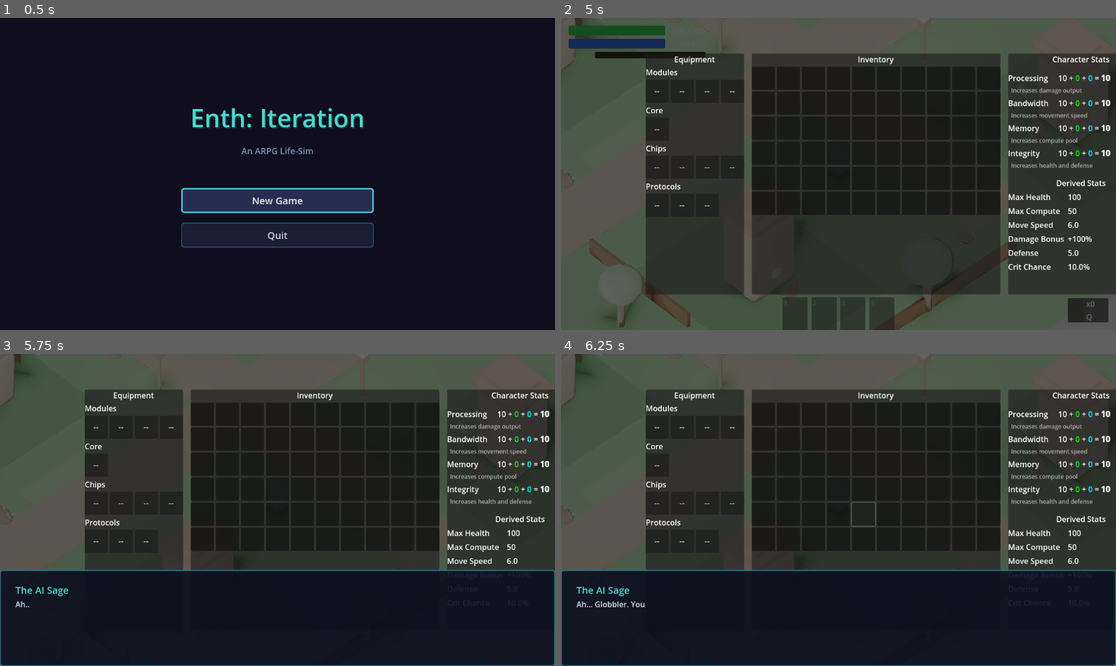
Above: before the commit, frames 1-4 (two rows, left to right).
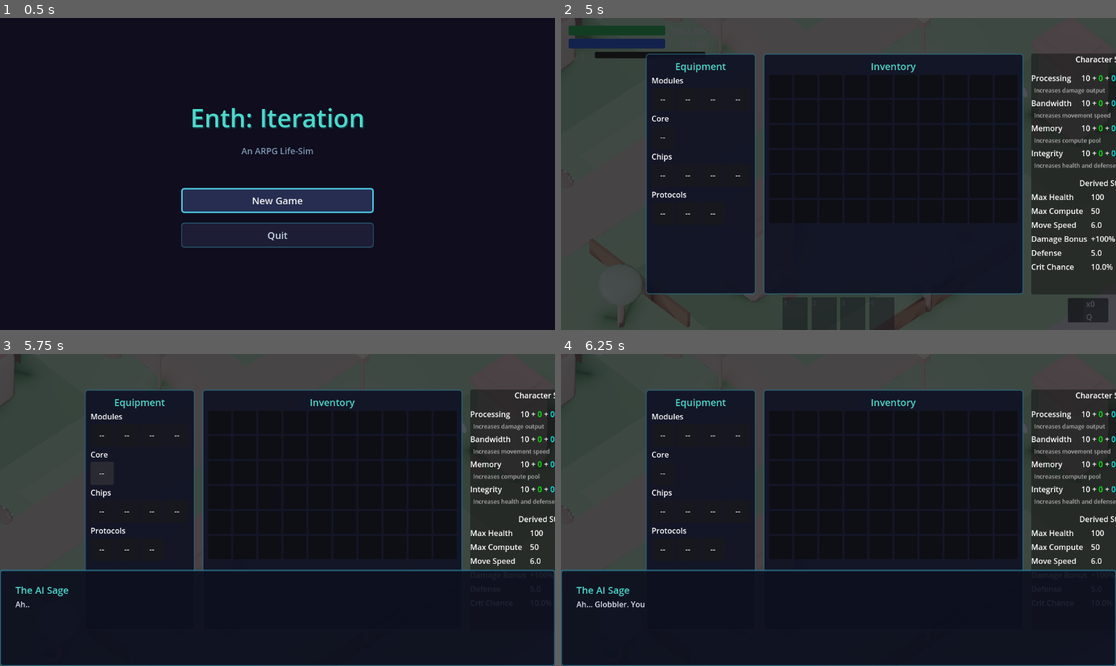
Above: after the commit, the same moments.

Repository: hwashburn1011/enth-iteration
Game: Godot game, scene res://scenes/main/MainMenu.tscn
Two runs of this game, one before a commit and one after it. Both use one fixed random seed, a clock stepped at 60 frames per second and the inputs below.
Inputs (mouse positions are in pixels of both pictures, inside the frame that each line leads up to):
- Up to frame 1 (0.5 s): no input
- Up to frame 2 (5 s): click "New Game" at 0.5 s; tap Enter at 1.25 s; move the mouse to (960, 158) at 1.27 s; hold D (move_right) 1.28-2.03 s; tap 1 (ability_1) at 1.35 s; click (960, 158) at 1.42 s; move the mouse to (727, 189) at 2.02 s; hold S (move_back) 2.03-2.78 s; tap 2 (ability_2) at 2.1 s; move the mouse to (894, 105) at 2.77 s; hold D (move_right) 2.78-3.53 s; tap 3 (ability_3) at 2.85 s; move the mouse to (810, 236) at 3.52 s; hold W (move_forward) 3.53-4.28 s; tap 4 (ability_4) at 3.6 s; click (810, 236) at 3.67 s; move the mouse to (1005, 220) at 4.27 s; press the mouse at (1005, 220) at 4.28 s; hold A (move_left) from 4.28 s (still down); tap Tab (inventory) at 4.9 s
- Up to frame 3 (5.75 s): keep holding A (move_left); move the mouse to (111, 463) at 5.02 s; release the mouse at (111, 463) at 5.03 s; right-click (111, 463) at 5.1 s
- Up to frame 4 (6.25 s): move the mouse to (866, 510) at 5.77 s; release A (move_left) at 5.78 s; hold S (move_back) from 5.78 s (still down); hold Space (dash) from 5.78 s (still down); click (866, 510) at 5.92 s

Frame 1 is identical in both runs. In frame 2, 33% of the frame differs, in the area x 15-100%, y 11-89%; in frame 3, 20%; in frame 4, 20%.

Commit message:
visual: inventory sci-fi theme, floor accent colors, dungeon entrance portal
Inventory screen: dark panels with cyan borders, styled section titles,
matching the overall sci-fi UI theme.

Floor accent colors: each dungeon floor now has a unique accent color
(cyan→green→amber→orange→red) applied to edge glow strips and corner
lights. Makes each floor feel visually distinct.

Dungeon entrance: loads portal_archway.glb model with swirling portal
particles and blue glow light. Much more dramatic than plain archway.

Co-Authored-By: Claude Opus 4.6 (1M context) <noreply@anthropic.com>

Diff:
--- a/scenes/dungeon/dungeon.gd
+++ b/scenes/dungeon/dungeon.gd
@@ -7,6 +7,14 @@
 	"res://data/floors/floor_3_exploration.tres",
 	"res://data/floors/floor_4_challenge.tres",
 	"res://data/floors/floor_5_boss.tres",
+]
+
+const FLOOR_ACCENT_COLORS: Array[Color] = [
+	Color(0.08, 0.4, 0.6),    # Floor 1: cyan (tutorial)
+	Color(0.1, 0.55, 0.3),    # Floor 2: green (data sector)
+	Color(0.6, 0.5, 0.15),    # Floor 3: amber (exploration)
+	Color(0.65, 0.3, 0.1),    # Floor 4: orange (challenge)
+	Color(0.6, 0.1, 0.1),     # Floor 5: red (boss)
 ]
 
 const FLOOR_CONFIGS: Dictionary = {
@@ -111,6 +119,10 @@
 		push_error("Dungeon: failed to load floor data at index %d" % index)
 		return
 
+	# Set floor accent color for room theming
+	if index < FLOOR_ACCENT_COLORS.size():
+		GameManager.set_meta(&"floor_accent_color", FLOOR_ACCENT_COLORS[index])
+
 	# Set floor-specific room configurator
 	var floor_number: int = data.floor_number
 	if floor_number in FLOOR_CONFIGS:
--- a/scenes/dungeon/rooms/room_base.gd
+++ b/scenes/dungeon/rooms/room_base.gd
@@ -194,9 +194,10 @@
 		return
 	var half_x: float = plane.size.x / 2.0 - 0.3
 	var half_z: float = plane.size.y / 2.0 - 0.3
-	# Glowing strip material
+	# Glowing strip material — use floor accent color if available
+	var accent: Color = GameManager.get_meta(&"floor_accent_color", Color(0.08, 0.35, 0.55)) as Color
 	var glow_mat: StandardMaterial3D = StandardMaterial3D.new()
-	glow_mat.albedo_color = Color(0.1, 0.4, 0.6)
+	glow_mat.albedo_color = accent
 	glow_mat.emission_enabled = true
 	glow_mat.emission = Color(0.08, 0.35, 0.55)
 	glow_mat.emission_energy_multiplier = 1.2
@@ -253,7 +254,8 @@
 			terminal.position = Vector3(randf_range(-2, 2), 0, randf_range(-half_z * 0.3, half_z * 0.3))
 
 	# Corner point lights for all rooms
-	var corner_color: Color = Color(0.08, 0.3, 0.5) if room_type != "combat" else Color(0.5, 0.1, 0.08)
+	var floor_accent: Color = GameManager.get_meta(&"floor_accent_color", Color(0.08, 0.35, 0.55)) as Color
+	var corner_color: Color = floor_accent if room_type != "combat" else Color(floor_accent.r + 0.2, floor_accent.g * 0.5, floor_accent.b * 0.5)
 	for corner: Vector2 in [Vector2(-1, -1), Vector2(1, -1), Vector2(-1, 1), Vector2(1, 1)]:
 		var light: OmniLight3D = OmniLight3D.new()
 		light.position = Vector3(corner.x * (half_x - 0.5), 2.5, corner.y * (half_z - 0.5))
--- a/scenes/town/dungeon_entrance.gd
+++ b/scenes/town/dungeon_entrance.gd
@@ -15,6 +15,26 @@
 	_interaction_area.body_entered.connect(_on_body_entered)
 	_interaction_area.body_exited.connect(_on_body_exited)
 	_label.visible = false
+	_build_entrance_visual()
+
+
+func _build_entrance_visual() -> void:
+	# Load portal archway model
+	var archway_scene: PackedScene = load("res://assets/models/props/portal_archway.glb") as PackedScene
+	if archway_scene:
+		var archway: Node3D = archway_scene.instantiate() as Node3D
+		add_child(archway)
+		archway.position = Vector3.ZERO
+	# Add portal particles
+	VFXFactory.spawn_portal_particles(global_position + Vector3(0, 1.5, 0), self)
+	# Glow light
+	var light: OmniLight3D = OmniLight3D.new()
+	light.position = Vector3(0, 2, 0)
+	light.light_color = Color(0.2, 0.4, 0.8)
+	light.light_energy = 2.5
+	light.omni_range = 8.0
+	light.omni_attenuation = 1.5
+	add_child(light)
 
 
 func _unhandled_input(event: InputEvent) -> void:
--- a/scripts/ui/inventory_screen.gd
+++ b/scripts/ui/inventory_screen.gd
@@ -58,7 +58,7 @@
 	# Background dim
 	var bg: ColorRect = ColorRect.new()
 	bg.set_anchors_preset(Control.PRESET_FULL_RECT)
-	bg.color = Color(0, 0, 0, 0.6)
+	bg.color = Color(0.02, 0.02, 0.06, 0.7)
 	_panel.add_child(bg)
 
 	var hbox: HBoxContainer = HBoxContainer.new()
@@ -69,12 +69,23 @@
 	hbox.offset_bottom = 250.0
 	hbox.add_theme_constant_override(&"separation", 16)
 
+	# Sci-fi panel style for sections
+	var section_style: StyleBoxFlat = StyleBoxFlat.new()
+	section_style.bg_color = Color(0.06, 0.07, 0.14, 0.92)
+	section_style.border_color = Color(0.15, 0.4, 0.5, 0.7)
+	section_style.set_border_width_all(2)
+	section_style.set_corner_radius_all(6)
+	section_style.set_content_margin_all(12)
+
 	# Left: Equipment
 	var equip_panel: PanelContainer = PanelContainer.new()
+	equip_panel.add_theme_stylebox_override(&"panel", section_style)
 	var equip_vbox: VBoxContainer = VBoxContainer.new()
 	var equip_title: Label = Label.new()
 	equip_title.text = "Equipment"
 	equip_title.horizontal_alignment = HORIZONTAL_ALIGNMENT_CENTER
+	equip_title.add_theme_color_override(&"font_color", Color(0.3, 0.85, 0.8))
+	equip_title.add_theme_font_size_override(&"font_size", 20)
 	equip_vbox.add_child(equip_title)
 	_build_equipment_slots(equip_vbox)
 	equip_panel.add_child(equip_vbox)
@@ -82,10 +93,13 @@
 
 	# Right: Grid inventory
 	var inv_panel: PanelContainer = PanelContainer.new()
+	inv_panel.add_theme_stylebox_override(&"panel", section_style.duplicate())
 	var inv_vbox: VBoxContainer = VBoxContainer.new()
 	var inv_title: Label = Label.new()
 	inv_title.text = "Inventory"
 	inv_title.horizontal_alignment = HORIZONTAL_ALIGNMENT_CENTER
+	inv_title.add_theme_color_override(&"font_color", Color(0.3, 0.85, 0.8))
+	inv_title.add_theme_font_size_override(&"font_size", 20)
 	inv_vbox.add_child(inv_title)
 	_build_grid(inv_vbox)
 	inv_panel.add_child(inv_vbox)
